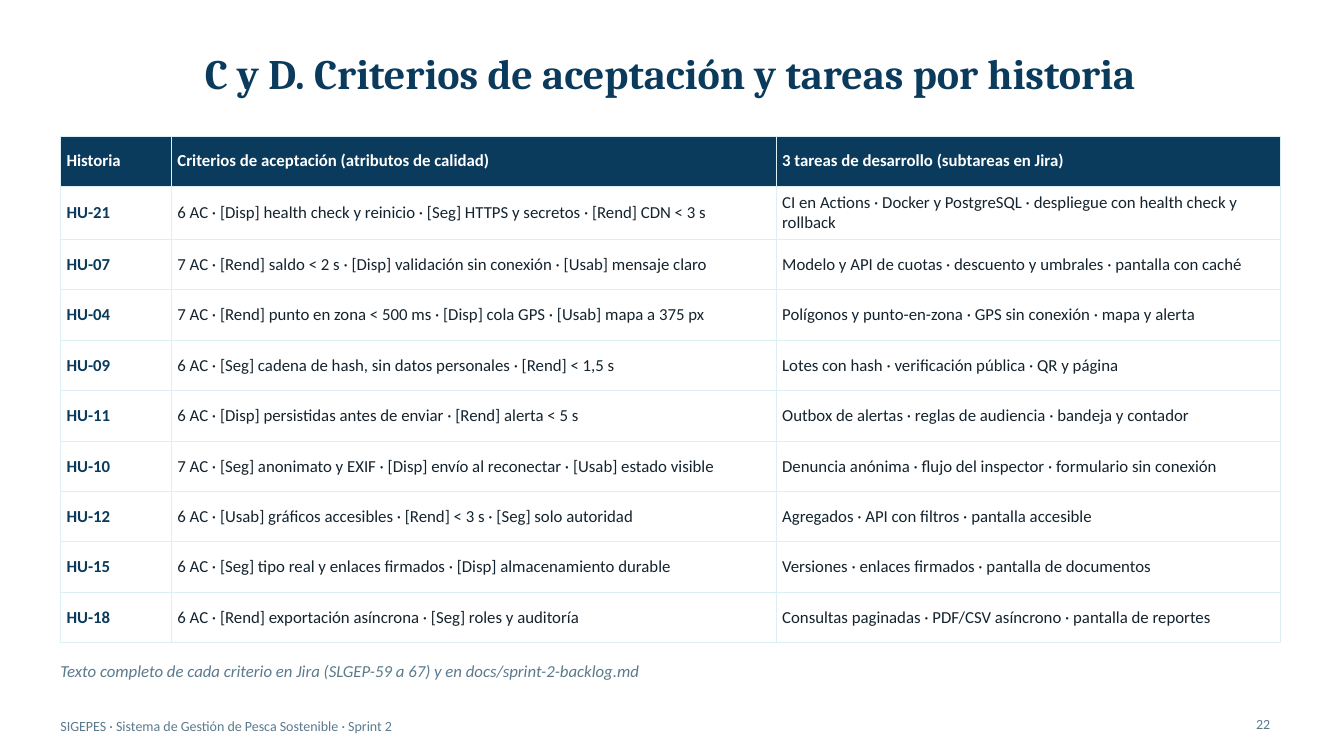
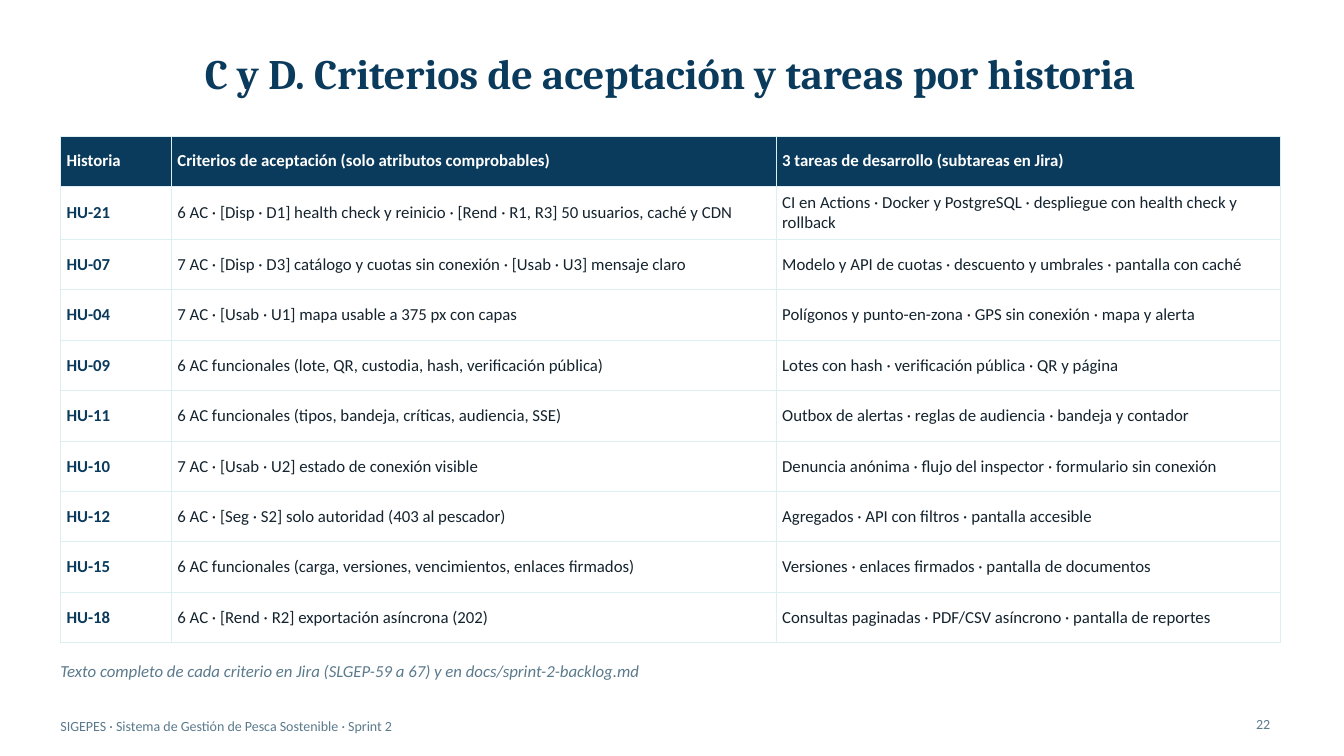
Before and after one commit to Ketsa143/sigepes, a slide deck: slide 22 of docs/SIGEPES-Sprint2.pptx. Drawn at 1344x756 pixels with LibreOffice and Linux fonts; fonts in the diff are those of the drawing. Boxes give left, top, right and bottom in pixels: in the first picture for what was removed or moved away, otherwise in the second. Text is boxed around its words. In the diff, an @@ line names an element or a change of style, - is before the commit and + after.

```diff
--- a/docs/SIGEPES-Sprint2.pptx
+++ b/docs/SIGEPES-Sprint2.pptx
@@ table at (60, 136, 1280, 630) @@
-row 1, column 2: Criterios de aceptación (atributos de calidad)
+row 1, column 2: Criterios de aceptación (solo atributos comprobables)
-row 2, column 2: 6 AC · [Disp] health check y reinicio · [Seg] HTTPS y secretos · [Rend] CDN < 3 s
+row 2, column 2: 6 AC · [Disp · D1] health check y reinicio · [Rend · R1, R3] 50 usuarios, caché y CDN
-row 3, column 2: 7 AC · [Rend] saldo < 2 s · [Disp] validación sin conexión · [Usab] mensaje claro
+row 3, column 2: 7 AC · [Disp · D3] catálogo y cuotas sin conexión · [Usab · U3] mensaje claro
-row 4, column 2: 7 AC · [Rend] punto en zona < 500 ms · [Disp] cola GPS · [Usab] mapa a 375 px
+row 4, column 2: 7 AC · [Usab · U1] mapa usable a 375 px con capas
-row 5, column 2: 6 AC · [Seg] cadena de hash, sin datos personales · [Rend] < 1,5 s
+row 5, column 2: 6 AC funcionales (lote, QR, custodia, hash, verificación pública)
-row 6, column 2: 6 AC · [Disp] persistidas antes de enviar · [Rend] alerta < 5 s
+row 6, column 2: 6 AC funcionales (tipos, bandeja, críticas, audiencia, SSE)
-row 7, column 2: 7 AC · [Seg] anonimato y EXIF · [Disp] envío al reconectar · [Usab] estado visible
+row 7, column 2: 7 AC · [Usab · U2] estado de conexión visible
-row 8, column 2: 6 AC · [Usab] gráficos accesibles · [Rend] < 3 s · [Seg] solo autoridad
+row 8, column 2: 6 AC · [Seg · S2] solo autoridad (403 al pescador)
-row 9, column 2: 6 AC · [Seg] tipo real y enlaces firmados · [Disp] almacenamiento durable
+row 9, column 2: 6 AC funcionales (carga, versiones, vencimientos, enlaces firmados)
-row 10, column 2: 6 AC · [Rend] exportación asíncrona · [Seg] roles y auditoría
+row 10, column 2: 6 AC · [Rend · R2] exportación asíncrona (202)
```
Also in this commit, not shown: 1 other file.
